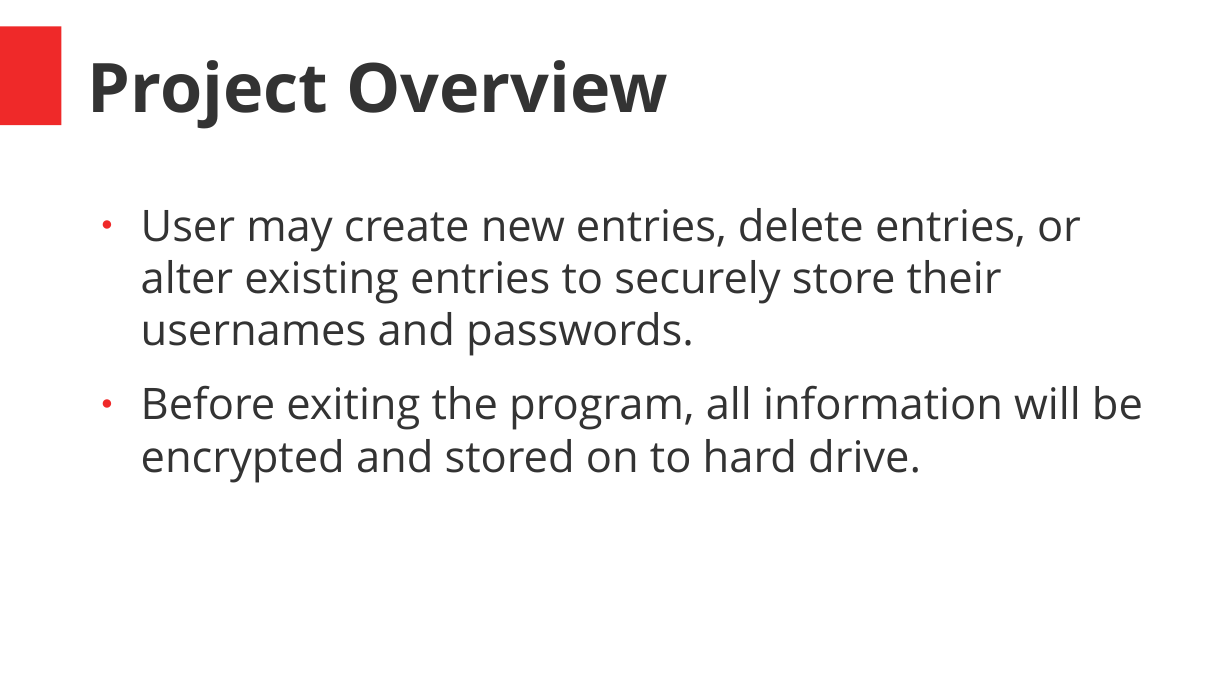
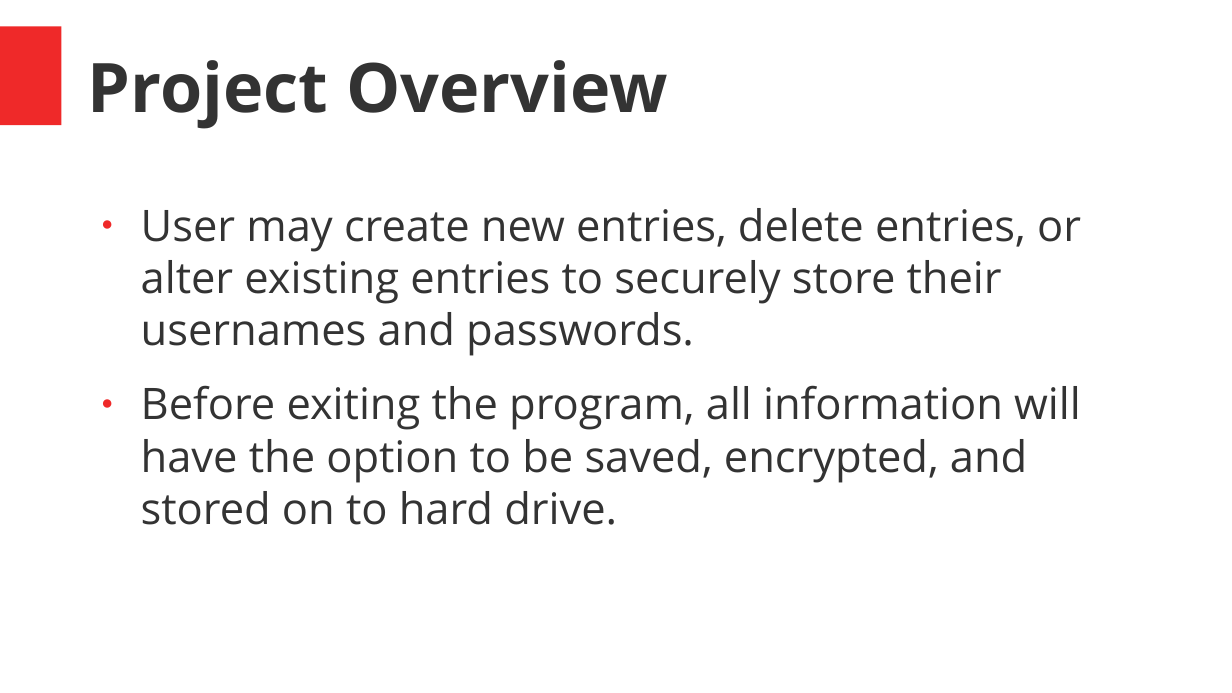
Before and after one commit to C5T2B7U/Project1, a slide deck: slide 5 of Cybersecurity_presentation.pptx. Drawn at 1232x693 pixels with LibreOffice and Linux fonts; fonts in the diff are those of the drawing. Boxes give left, top, right and bottom in pixels: in the first picture for what was removed or moved away, otherwise in the second. Text is boxed around its words. In the diff, an @@ line names an element or a change of style, - is before the commit and + after.

```diff
--- a/Cybersecurity_presentation.pptx
+++ b/Cybersecurity_presentation.pptx
@@ text at bbox=[141, 385, 1081, 525]: text changed @@
-● Before exiting the program, all information will be encrypted and stored on to hard drive.
+● Before exiting the program, all information will have the option to be saved, encrypted, and stored on to hard drive.
```
Also in this commit, not shown: 3 other slides changed.
